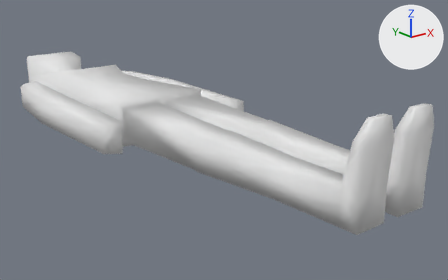
Two versions of the Blender file DisasterSurvivalClient/Assets/Models/Editor Gizmos/gizmo_player.blend, one commit apart.
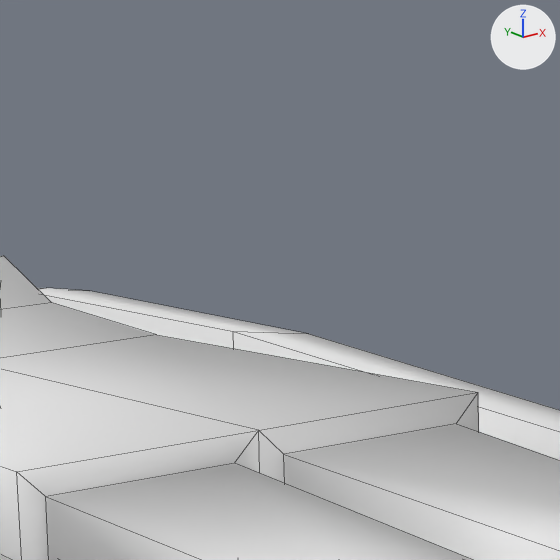
There are two pictures of each version: one whole from a camera (50 mm lens) standing at (-0.985, -1.502, 0.49) and looking at (0.131, -0.107, -0.068), one close up on the part from 26% to 48% of the width and 7% to 43% of the height. The axes (+X, +Y, +Z) are drawn at upper right. The lights are the same throughout. The close-ups show mesh edges as thin lines.

Objects in the first close-up: 'gizmo_player'.
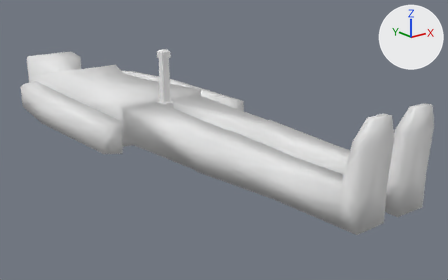
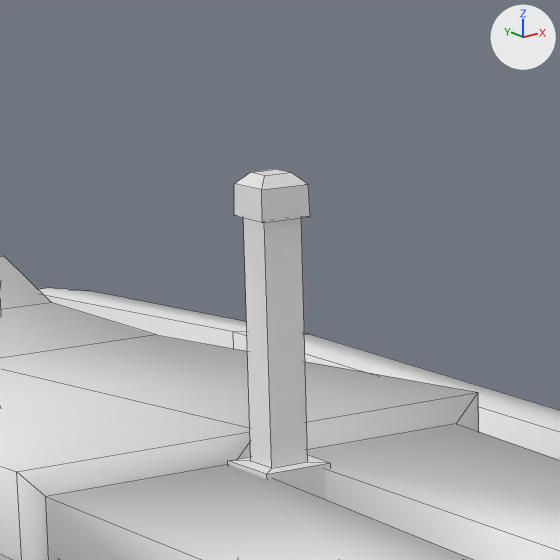
What changed in the scene script:
```text
Change me_gizmo_player:
    used by ob_gizmo_player; location = (0.0, 0.0, 0.0)
    remove me_gizmo_player.from_pydata(...)  # 170 vertices, 166 faces; spans x -0.25..0.25, y -0.82..0.92, z -0.09..0.19
    add me_gizmo_player.from_pydata(...)  # 198 vertices, 192 faces; spans x -0.25..0.25, y -0.82..0.92, z -0.09..0.2
    me_gizmo_player part 1: a new loose piece of 28 vertices spanning x -0.02..0.02, y -0.01..0.03, z 0.02..0.2
```

What differs and where, as boxes [x1, y1, x2, y2] in the close-ups (560 x 560 px):
'gizmo_player', reshaped: before [0, 256, 560, 560]; after [0, 169, 560, 560]
part 1 of me_gizmo_player, added: after [228, 169, 331, 500]
